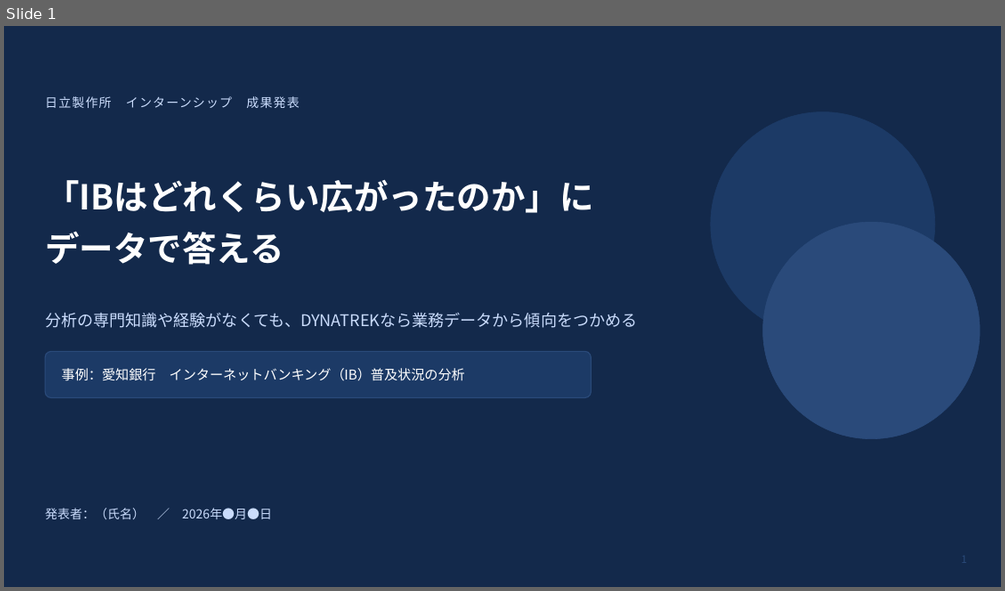
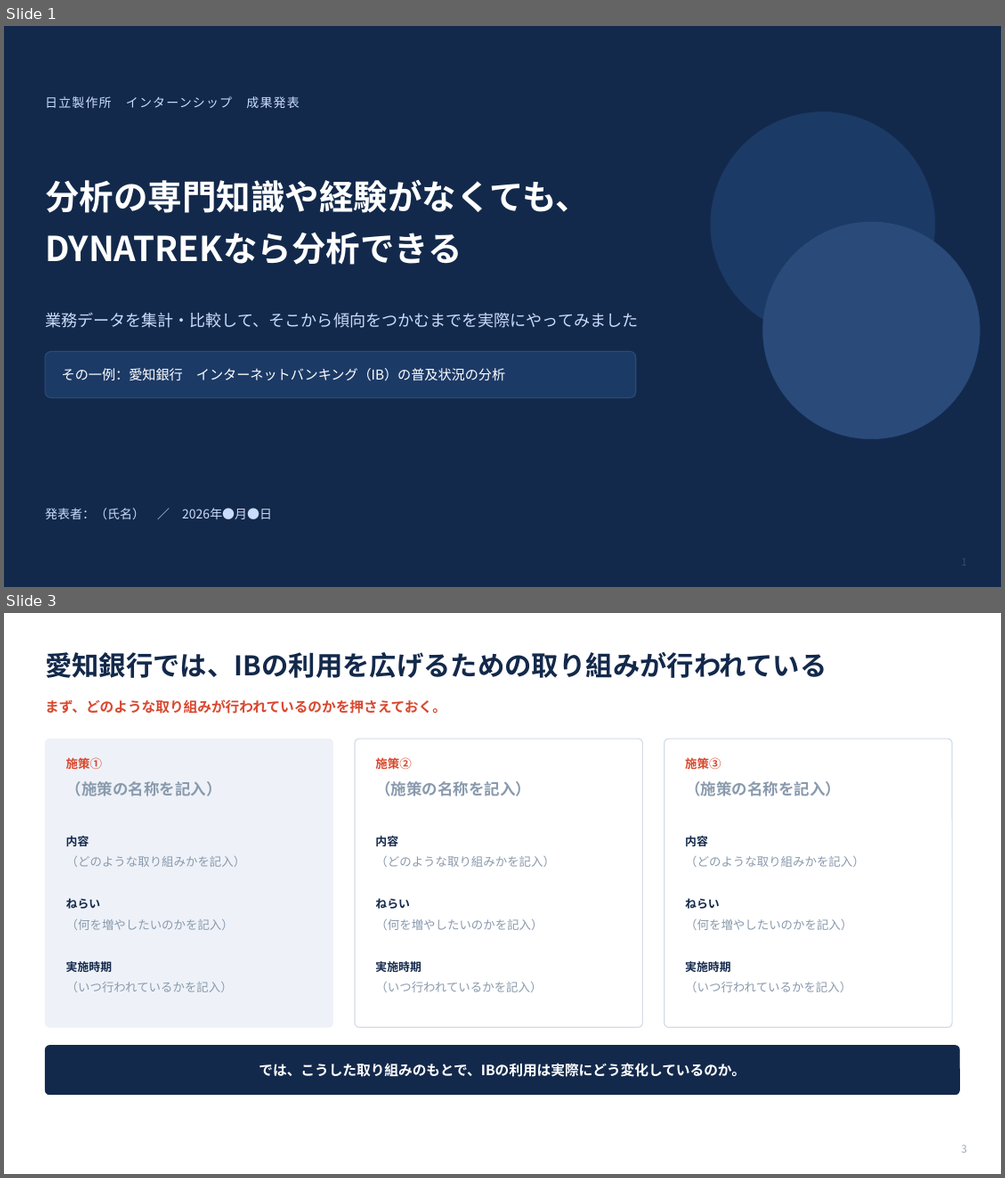
Before and after one commit to takumi66666/my-website, a slide deck: internship-presentation/DYNATREK_IB普及分析_成果発表.pptx. Shown one above the other, each under a label of ours: slide 1 before the commit, slides 1 and 3 after it; the slides between them are not shown. The pictures are 1005x591 and 1005x1178 pixels, drawn with LibreOffice and Linux fonts; fonts in the diff are those of the drawing. Boxes give left, top, right and bottom in pixels: in the first picture for what was removed or moved away, otherwise in the second. Text is boxed around its words. In the diff, an @@ line names an element or a change of style, - is before the commit and + after.

```diff
--- a/internship-presentation/DYNATREK_IB普及分析_成果発表.pptx
+++ b/internship-presentation/DYNATREK_IB普及分析_成果発表.pptx
@@ slide 3 added at [4, 613, 1001, 1174], background #FFFFFF @@
@@ text added at [45, 652, 826, 678], 26 pt, text #13294B, bold @@
+愛知銀行では、IBの利用を広げるための取り組みが行われている
@@ text added at [45, 699, 446, 714], 13.5 pt, text #D9482F, bold @@
+まず、どのような取り組みが行われているのかを押さえておく。
@@ rounded rectangle added at [45, 738, 333, 1027], fill #EEF2F8, outline #EEF2F8 0.5 pt @@
@@ rounded rectangle added at [355, 738, 643, 1027], fill #FFFFFF, outline #D3DCE8 1 pt @@
@@ rounded rectangle added at [664, 738, 952, 1027], fill #FFFFFF, outline #D3DCE8 1 pt @@
@@ text added at [66, 757, 102, 769], 11.5 pt, text #D9482F, bold @@
+施策①
@@ text added at [375, 757, 411, 769], 11.5 pt, text #D9482F, bold @@
+施策②
@@ text added at [685, 757, 720, 769], 11.5 pt, text #D9482F, bold @@
+施策③
@@ text added at [66, 781, 222, 796], 15 pt, text #8A9AAD, bold @@
+（施策の名称を記入）
@@ text added at [375, 781, 531, 796], 15 pt, text #8A9AAD, bold @@
+（施策の名称を記入）
@@ text added at [685, 781, 841, 796], 15 pt, text #8A9AAD, bold @@
+（施策の名称を記入）
@@ text added at [66, 835, 89, 846], 11 pt, text #13294B, bold @@
+内容
@@ text added at [375, 835, 398, 847], 11 pt, text #13294B, bold @@
+内容
@@ text added at [685, 835, 708, 846], 11 pt, text #13294B, bold @@
+内容
@@ text added at [66, 856, 246, 867], 11.5 pt, text #8A9AAD @@
+（どのような取り組みかを記入）
@@ text added at [375, 856, 555, 867], 11.5 pt, text #8A9AAD @@
+（どのような取り組みかを記入）
@@ text added at [685, 856, 865, 867], 11.5 pt, text #8A9AAD @@
+（どのような取り組みかを記入）
@@ text added at [66, 898, 101, 908], 11 pt, text #13294B, bold @@
+ねらい
@@ text added at [375, 898, 410, 908], 11 pt, text #13294B, bold @@
+ねらい
@@ text added at [685, 898, 720, 908], 11 pt, text #13294B, bold @@
+ねらい
@@ text added at [66, 919, 234, 930], 11.5 pt, text #8A9AAD @@
+（何を増やしたいのかを記入）
@@ text added at [375, 919, 542, 930], 11.5 pt, text #8A9AAD @@
+（何を増やしたいのかを記入）
@@ text added at [685, 919, 852, 930], 11.5 pt, text #8A9AAD @@
+（何を増やしたいのかを記入）
@@ text added at [66, 959, 112, 975], 11 pt, text #13294B, bold @@
+実施時期
@@ text added at [66, 981, 233, 992], 11.5 pt, text #8A9AAD @@
+（いつ行われているかを記入）
@@ text added at [375, 961, 421, 972], 11 pt, text #13294B, bold @@
+実施時期
@@ text added at [375, 981, 542, 992], 11.5 pt, text #8A9AAD @@
+（いつ行われているかを記入）
@@ text added at [685, 961, 730, 972], 11 pt, text #13294B, bold @@
+実施時期
@@ text added at [685, 981, 851, 992], 11.5 pt, text #8A9AAD @@
+（いつ行われているかを記入）
@@ rounded rectangle added at [45, 1046, 960, 1094], fill #13294B, outline #13294B 0.5 pt @@
@@ text added at [259, 1062, 745, 1077], 13.5 pt, text #FFFFFF, bold @@
+では、こうした取り組みのもとで、IBの利用は実際にどう変化しているのか。
@@ text added at [961, 1144, 966, 1152], 10 pt, text #9AA9BA @@
+3
@@ slide 1 changed as well @@
@@ text at [45, 180, 590, 265]: text changed @@
-「IBはどれくらい広がったのか」に
-データで答える
+分析の専門知識や経験がなくても、
+DYNATREKなら分析できる
@@ text at [45, 313, 638, 328]: text changed @@
-分析の専門知識や経験がなくても、DYNATREKなら業務データから傾向をつかめる
+業務データを集計・比較して、そこから傾向をつかむまでを実際にやってみました
@@ rounded rectangle: place and size @@
-rounded rectangle at [45, 351, 591, 398]
+rounded rectangle at [45, 351, 636, 398]
@@ text at [62, 368, 505, 381]: text changed @@
-事例：愛知銀行 インターネットバンキング（IB）普及状況の分析
+その一例：愛知銀行 インターネットバンキング（IB）の普及状況の分析
```
Also in this commit, not shown: 4 other slides changed, 2 other slides added, 1 slide removed, 2 other files.
